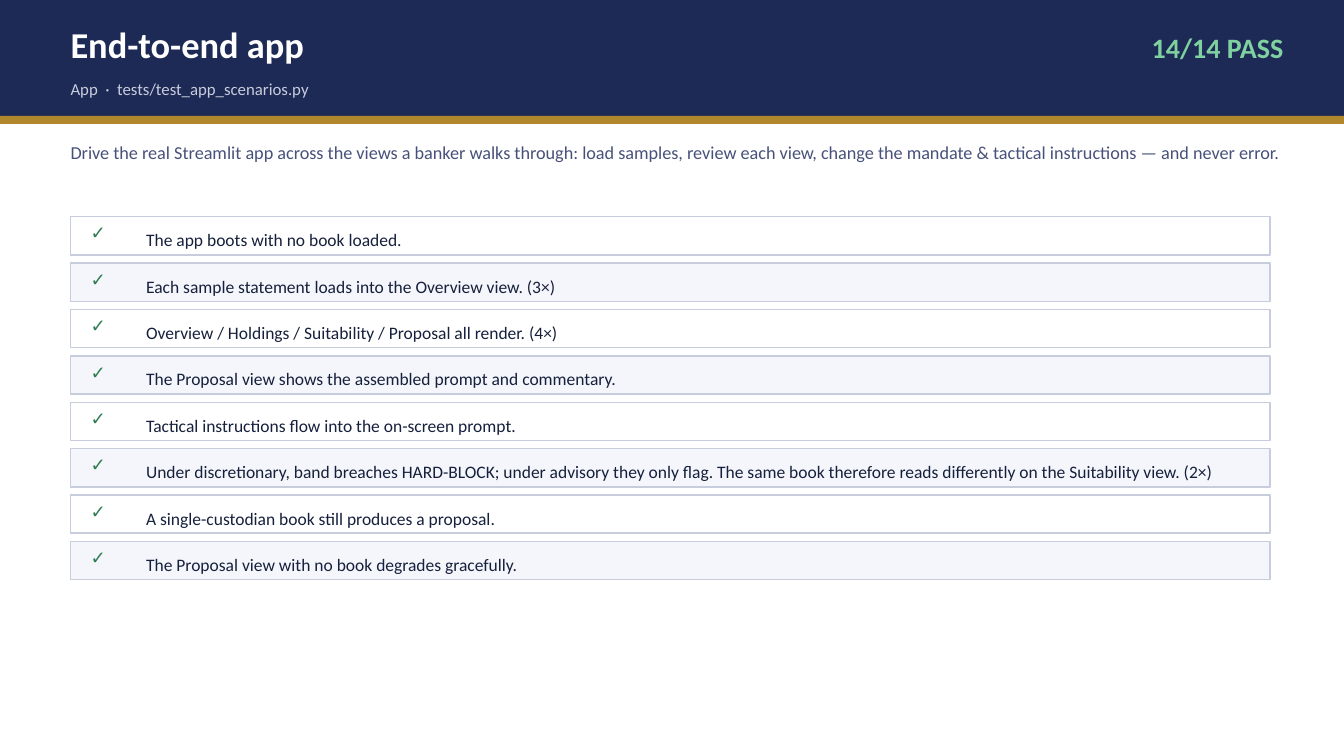
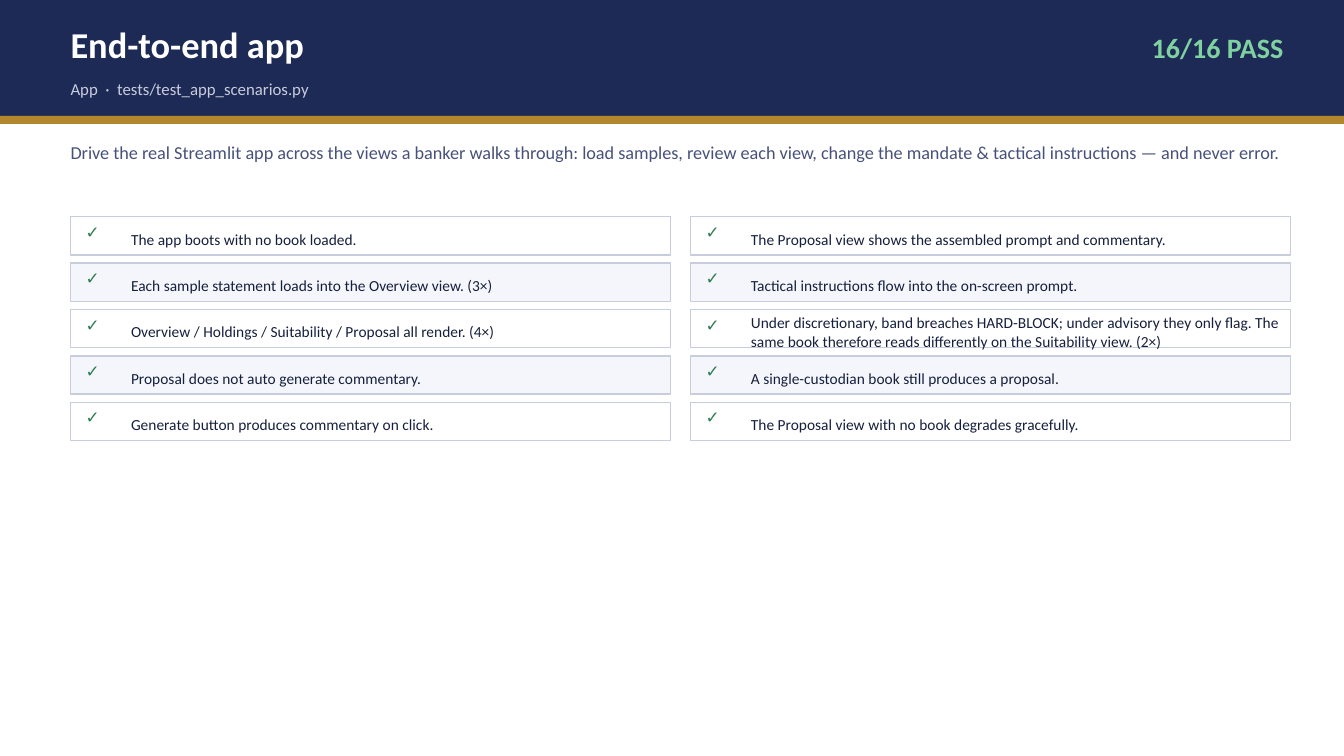
Before and after one commit to desmond108/family-office-copilot, a slide deck: slide 9 of Meridian_Copilot_Test_Report_v10.pptx. Drawn at 1344x756 pixels with LibreOffice and Linux fonts; fonts in the diff are those of the drawing. Boxes give left, top, right and bottom in pixels: in the first picture for what was removed or moved away, otherwise in the second. Text is boxed around its words. In the diff, an @@ line names an element or a change of style, - is before the commit and + after.

```diff
--- a/Meridian_Copilot_Test_Report_v10.pptx
+++ b/Meridian_Copilot_Test_Report_v10.pptx
@@ text at [1152,38,1283,60]: text changed @@
-14/14 PASS
+16/16 PASS
@@ rectangle: place and size @@
-rectangle at [71,217,1270,255]
+rectangle at [71,217,670,255]
@@ text "The app boots with no ...": place and size @@
-text "The app boots with no ..." at [146,234,402,249]
+text "The app boots with no ..." at [131,234,357,248]
@@ rectangle: place and size @@
-rectangle at [71,449,1270,487]
+rectangle at [691,217,1291,255]
@@ rectangle at [691,217,1291,255]: fill #F4F6FB to #FFFFFF @@
@@ text "✓": place and size @@
-text "✓" at [91,454,141,484]
+text "✓" at [706,222,746,252]
@@ text "The Proposal view shows the ...": place and size @@
-text "The Proposal view shows the ..." at [146,373,615,388]
+text "The Proposal view shows the ..." at [751,234,1166,248]
@@ rectangle: place and size @@
-rectangle at [71,263,1270,301]
+rectangle at [71,263,670,301]
@@ text "Each sample statement loads into ...": place and size @@
-text "Each sample statement loads into ..." at [146,280,555,296]
+text "Each sample statement loads into ..." at [131,280,492,294]
@@ rectangle: place and size @@
-rectangle at [71,495,1270,533]
+rectangle at [691,263,1291,301]
@@ rectangle at [691,263,1291,301]: fill #FFFFFF to #F4F6FB @@
@@ text "✓": place and size @@
-text "✓" at [91,500,141,530]
+text "✓" at [706,268,746,298]
@@ text "Tactical instructions flow into the ...": place and size @@
-text "Tactical instructions flow into the ..." at [146,420,515,435]
+text "Tactical instructions flow into the ..." at [751,280,1078,294]
@@ rectangle: place and size @@
-rectangle at [71,310,1270,348]
+rectangle at [71,310,670,348]
@@ text "Overview / Holdings / Suitability ...": place and size @@
-text "Overview / Holdings / Suitability ..." at [146,326,557,342]
+text "Overview / Holdings / Suitability ..." at [131,326,494,340]
@@ rectangle at [691,310,1291,348]: fill #F4F6FB to #FFFFFF @@
@@ rectangle: place and size @@
-rectangle at [71,541,1270,580]
+rectangle at [691,310,1291,348]
@@ size 13 to 12 pt in 8 elements at [86,222,126,252], [86,268,126,298], [86,315,126,345], [86,361,126,391], [86,407,126,438], [706,222,746,252], [706,268,746,298], [706,315,746,345] @@
@@ text "✓": place and size @@
-text "✓" at [91,546,141,577]
+text "✓" at [706,315,746,345]
@@ text "Under discretionary, band breaches HARD-BLOCK; ...": place and size @@
-text "Under discretionary, band breaches HARD-BLOCK; ..." at [146,465,1212,481]
+text "Under discretionary, band breaches HARD-BLOCK; ..." at [751,317,1278,350]
@@ rectangle: place and size @@
-rectangle at [71,356,1270,394]
+rectangle at [71,356,670,394]
@@ rectangle added at [691,356,1291,394], fill #F4F6FB, outline #C8CDDD 1 pt @@
@@ text "A single-custodian book still produces ...": place and size @@
-text "A single-custodian book still produces ..." at [146,513,495,528]
+text "A single-custodian book still produces ..." at [751,373,1058,387]
@@ text added at [131,373,421,387], 11 pt, text #16203C @@
+Proposal does not auto generate commentary.
@@ text added at [706,361,746,391], 12 pt, text #2E7D52, bold @@
+✓
@@ rectangle: place and size @@
-rectangle at [71,402,1270,441]
+rectangle at [71,402,670,441]
@@ text added at [131,419,433,433], 11 pt, text #16203C @@
+Generate button produces commentary on click.
@@ rectangle added at [691,402,1291,441], fill #FFFFFF, outline #C8CDDD 1 pt @@
@@ text added at [706,407,746,438], 12 pt, text #2E7D52, bold @@
+✓
@@ size 12.5 to 11 pt in 8 elements at [131,234,357,248], [131,280,492,294], [131,326,494,340], [751,234,1166,248], [751,280,1078,294], [751,317,1278,350], [751,373,1058,387], [751,419,1079,433] @@
@@ text "The Proposal view with no ...": place and size @@
-text "The Proposal view with no ..." at [146,559,517,574]
+text "The Proposal view with no ..." at [751,419,1079,433]
```
Also in this commit, not shown: 3 other slides changed, 8 other files.
